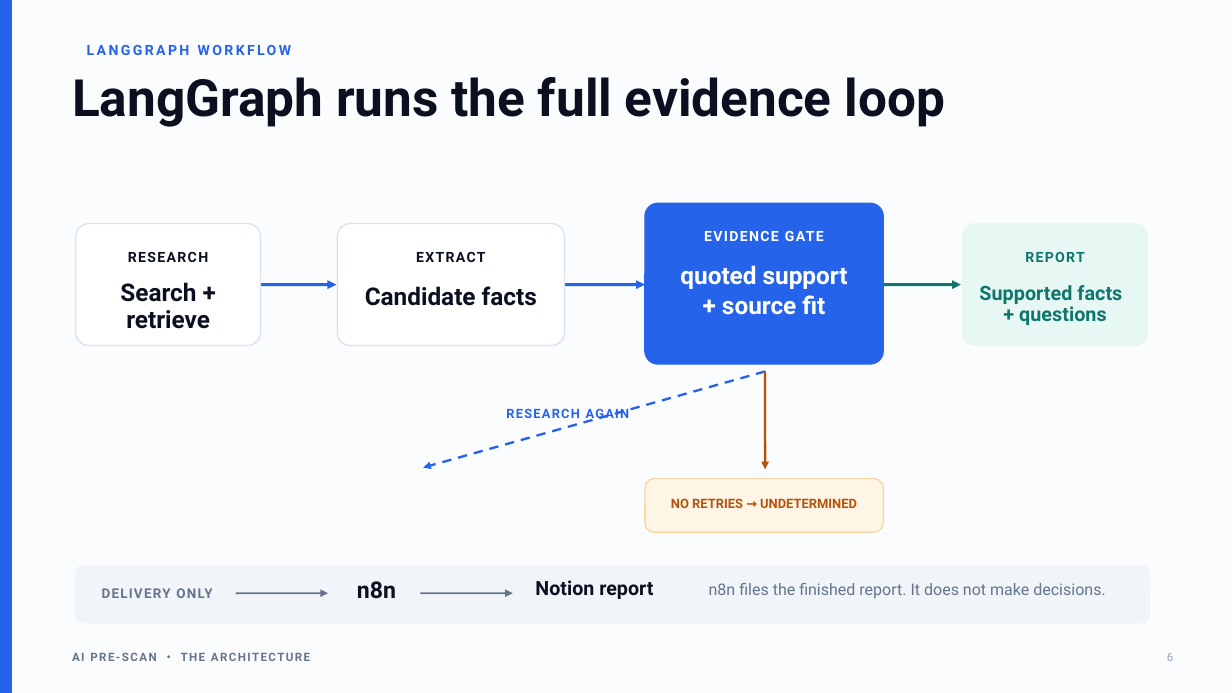
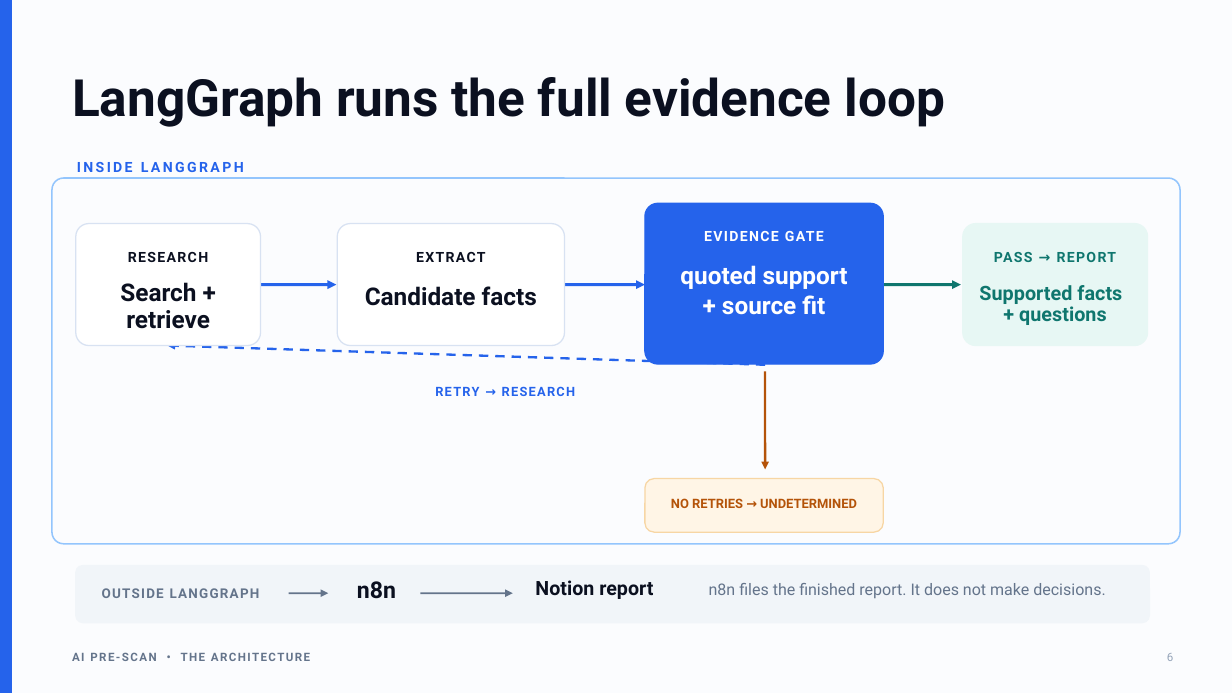
Before and after one commit to nyelugo/PROJECT-AI-Pre-Scan, a slide deck: slide 6 of docs/ai-pre-scan-presentation.pptx. Drawn at 1232x693 pixels with LibreOffice and Linux fonts; fonts in the diff are those of the drawing. Boxes give left, top, right and bottom in pixels: in the first picture for what was removed or moved away, otherwise in the second. Text is boxed around its words. In the diff, an @@ line names an element or a change of style, - is before the commit and + after.

Commit message:
Make LangGraph boundary explicit on slide 6

```diff
--- a/docs/ai-pre-scan-presentation.pptx
+++ b/docs/ai-pre-scan-presentation.pptx
@@ rounded rectangle added at <box>52,178,1180,544</box>, outline #93C5FD 1.2 pt @@
@@ text at <box>77,162,244,172</box>: text changed @@
-LANGGRAPH WORKFLOW
+INSIDE LANGGRAPH
@@ text at <box>994,252,1117,262</box>: text changed @@
-REPORT
+PASS → REPORT
@@ arrow moved from (765, 372) - (423, 468) to (765, 365) - (167, 346) @@
@@ text at <box>502,386,575,396</box>: text changed @@
-RESEARCH AGAIN
+RETRY → RESEARCH
@@ text at <box>102,588,260,598</box>: text changed @@
-DELIVERY ONLY
+OUTSIDE LANGGRAPH
@@ arrow moved from (236, 593) - (328, 593) to (288, 593) - (328, 593) @@
```
Also in this commit, not shown: 1 other file.
